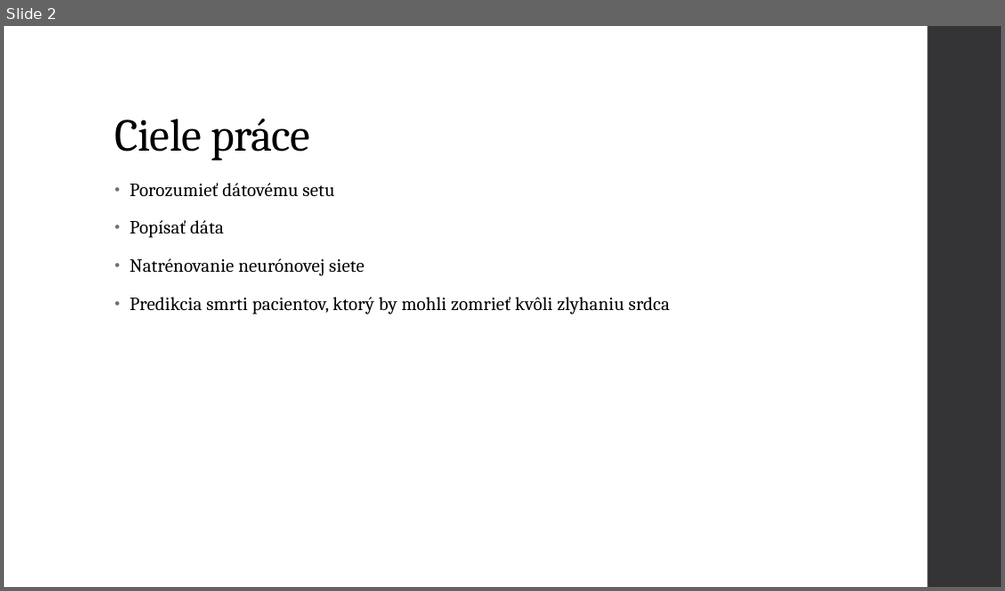
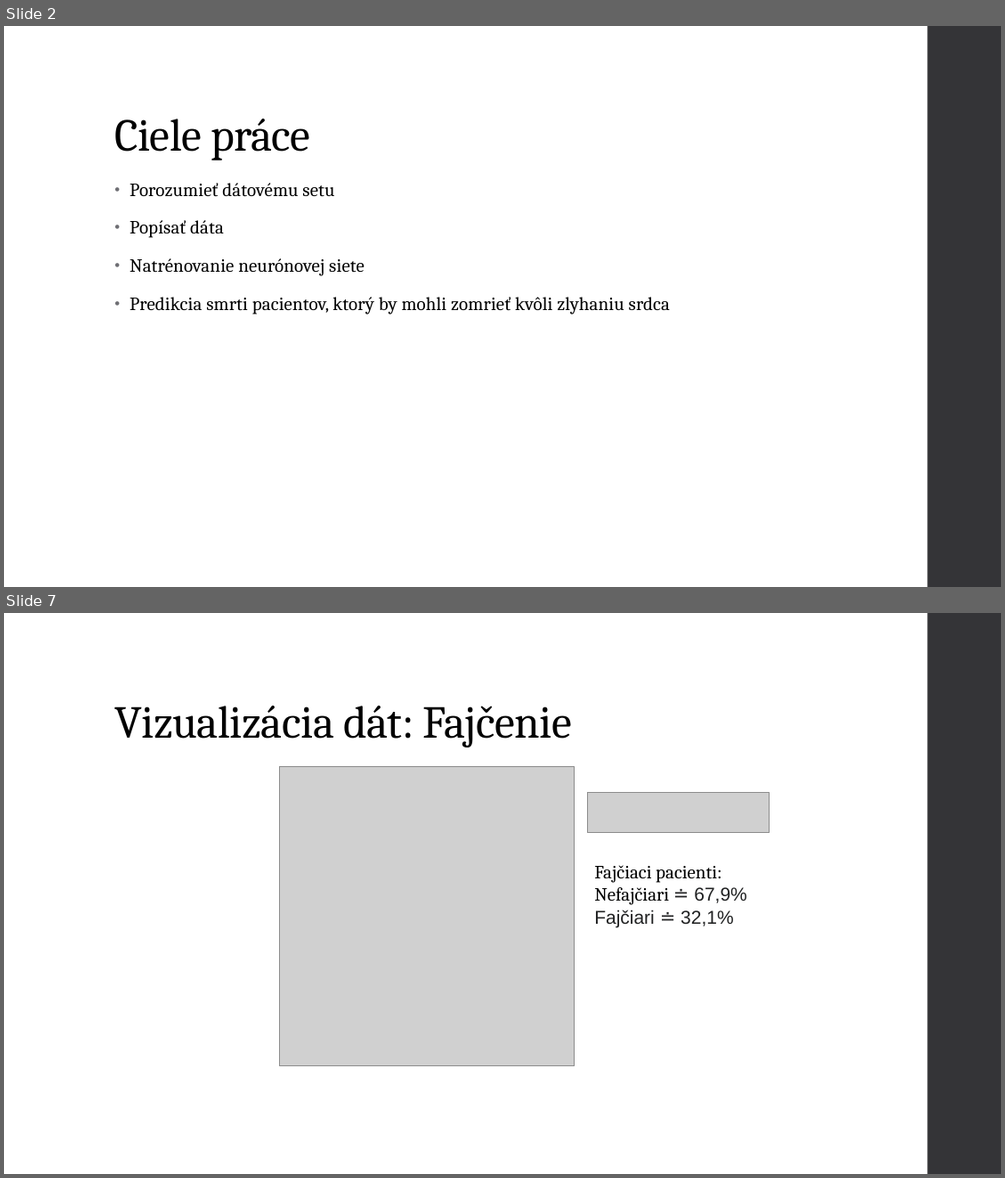
Before and after one commit to mvanko/Vanko_Martin_NS2021, a slide deck: Vanko Martin Predikcia zlyhania srdca.pptx. Shown one above the other, each under a label of ours: slide 2 before the commit, slides 2 and 7 after it; the slides between them are not shown. The pictures are 1005x591 and 1005x1178 pixels, drawn with LibreOffice and Linux fonts; fonts in the diff are those of the drawing; grey boxes stand for pictures. Boxes give left, top, right and bottom in pixels: in the first picture for what was removed or moved away, otherwise in the second. Text is boxed around its words. In the diff, an @@ line names an element or a change of style, - is before the commit and + after.

```diff
--- a/Vanko Martin Predikcia zlyhania srdca.pptx
+++ b/Vanko Martin Predikcia zlyhania srdca.pptx
@@ slide 7 added at <box>4,613,1001,1174</box>, background #FFFFFF; not listed: 1 template element that a slide beside it also shows @@
@@ title added at <box>114,706,571,747</box>, 44 pt, text #000000 @@
+Vizualizácia dát: Fajčenie
@@ picture added at <box>279,766,574,1066</box> @@
@@ picture added at <box>587,793,769,833</box> @@
@@ text added at <box>594,865,747,927</box>, 18 pt, text #000000 @@
+Fajčiaci pacienti:
+Nefajčiari ≐ 67,9%
+Fajčiari ≐ 32,1%
```
Also in this commit, not shown: 2 slides changed, 14 other slides added, 1 other file.
